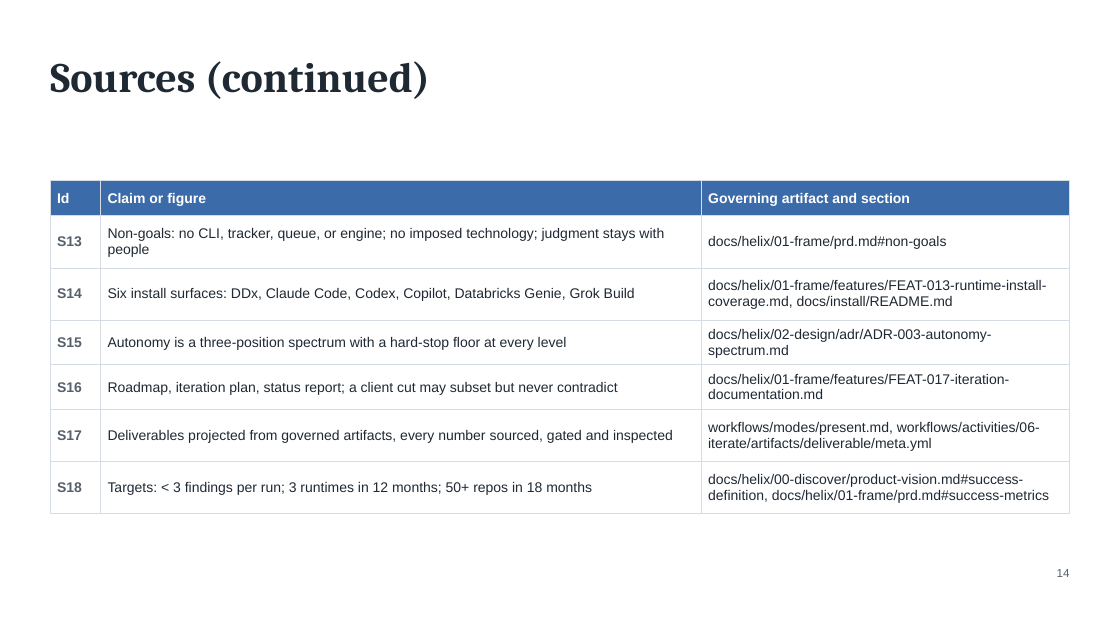
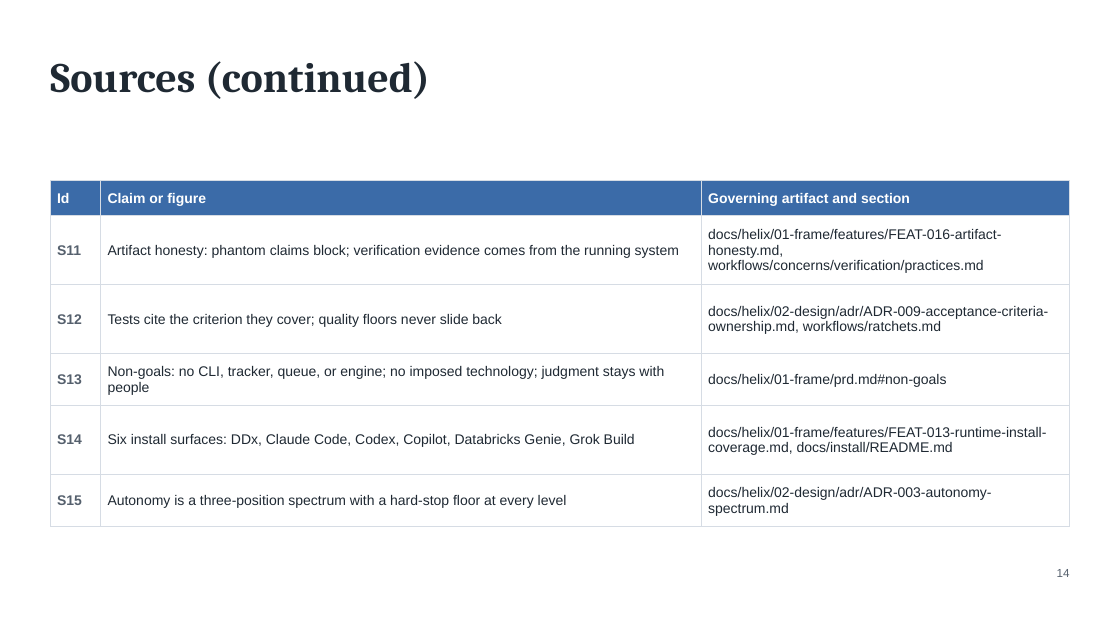
Before and after one commit to DocumentDrivenDX/helix, a slide deck: slide 14 of docs/helix/06-iterate/deliverables/assets/DEL-001-helix-evaluation-deck.pptx. Drawn at 1120x630 pixels with LibreOffice and Linux fonts; fonts in the diff are those of the drawing. Boxes give left, top, right and bottom in pixels: in the first picture for what was removed or moved away, otherwise in the second. Text is boxed around its words. In the diff, an @@ line names an element or a change of style, - is before the commit and + after.

```diff
--- a/docs/helix/06-iterate/deliverables/assets/DEL-001-helix-evaluation-deck.pptx
+++ b/docs/helix/06-iterate/deliverables/assets/DEL-001-helix-evaluation-deck.pptx
@@ table at (x1=50, y1=181, x2=1070, y2=520) @@
+row 2: S11 | Artifact honesty: phantom claims block; verification evidence comes from the running system | docs/helix/01-frame/features/FEAT-016-artifact-honesty.md, workflows/concerns/verification/practices.md
+row 3: S12 | Tests cite the criterion they cover; quality floors never slide back | docs/helix/02-design/adr/ADR-009-acceptance-criteria-ownership.md, workflows/ratchets.md
-row 5: S16 | Roadmap, iteration plan, status report; a client cut may subset but never contradict | docs/helix/01-frame/features/FEAT-017-iteration-documentation.md
-row 6: S17 | Deliverables projected from governed artifacts, every number sourced, gated and inspected | workflows/modes/present.md, workflows/activities/06-iterate/artifacts/deliverable/meta.yml
-row 7: S18 | Targets: < 3 findings per run; 3 runtimes in 12 months; 50+ repos in 18 months | docs/helix/00-discover/product-vision.md#success-definition, docs/helix/01-frame/prd.md#success-metrics
```
Also in this commit, not shown: 7 other slides changed, 6 slides added, 4 slides removed, 15 other files.
